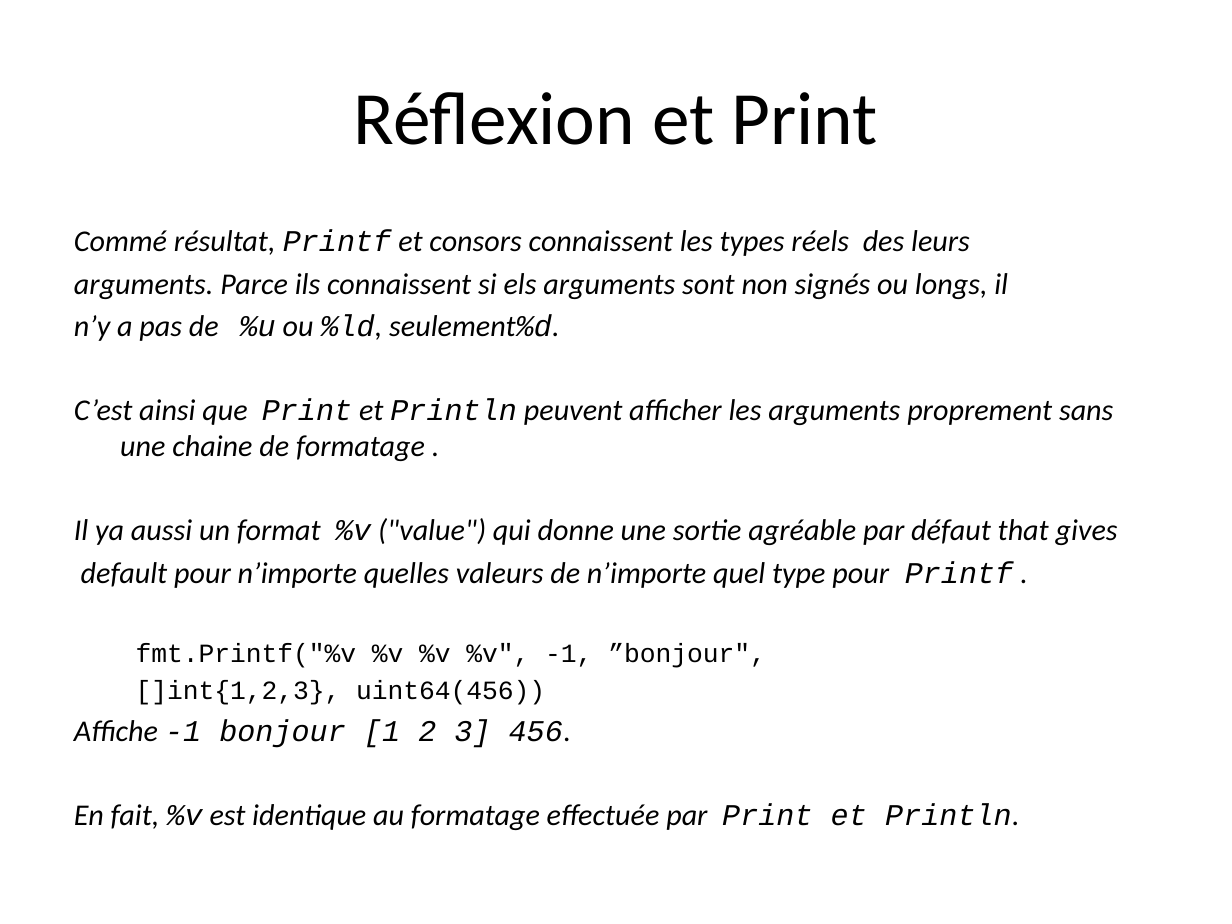
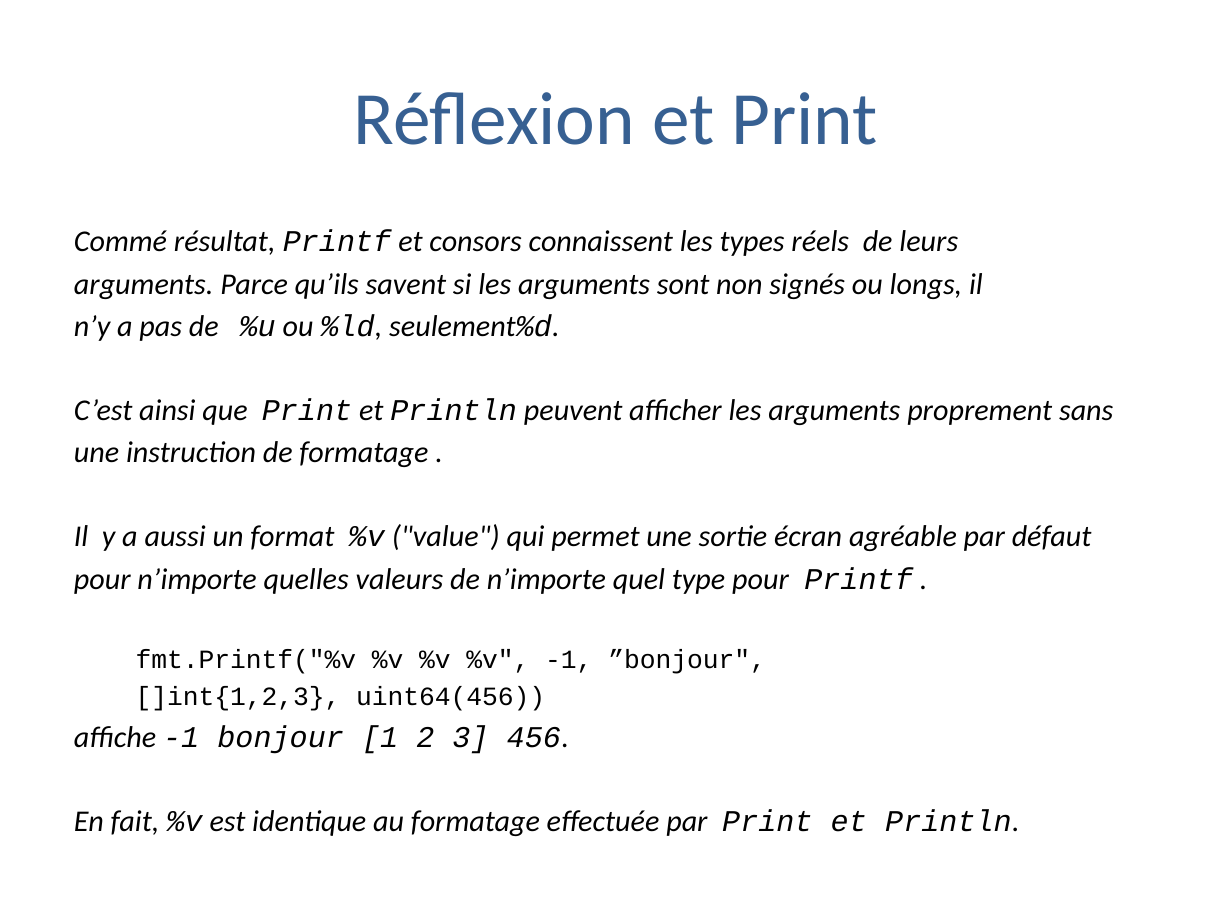
Before and after one commit to trash-anger/golang-france, a slide deck: slide 77 of Go-documentation/cours-general/Go-partie2.pptx. Drawn at 1232x924 pixels with LibreOffice and Linux fonts; fonts in the diff are those of the drawing; background and template pictures are left out. Boxes give left, top, right and bottom in pixels: in the first picture for what was removed or moved away, otherwise in the second. Text is boxed around its words. In the diff, an @@ line names an element or a change of style, - is before the commit and + after.

```diff
--- a/Go-documentation/cours-general/Go-partie2.pptx
+++ b/Go-documentation/cours-general/Go-partie2.pptx
@@ title "Réflexion et Print" at <box>353,92,877,145</box>: text colour #000000 to #376092 @@
@@ text at <box>74,230,983,299</box>: text changed @@
-Commé résultat, Printf et consors connaissent les types réels des leurs
-arguments. Parce ils connaissent si els arguments sont non signés ou longs, il
+Commé résultat, Printf et consors connaissent les types réels de leurs
+arguments. Parce qu’ils savent si les arguments sont non signés ou longs, il
@@ text at <box>74,398,1113,594</box>: text changed @@
-C’est ainsi que Print et Println peuvent afficher les arguments proprement sans une chaine de formatage .
-Il ya aussi un format %v ("value") qui donne une sortie agréable par défaut that gives
-default pour n’importe quelles valeurs de n’importe quel type pour Printf .
+C’est ainsi que Print et Println peuvent afficher les arguments proprement sans
+une instruction de formatage .
+Il y a aussi un format %v ("value") qui permet une sortie écran agréable par défaut
+pour n’importe quelles valeurs de n’importe quel type pour Printf .
@@ text at <box>74,725,569,754</box>: text changed @@
-Affiche -1 bonjour [1 2 3] 456.
+affiche -1 bonjour [1 2 3] 456.
```
Also in this commit, not shown: 85 other slides changed, 1 other file.
